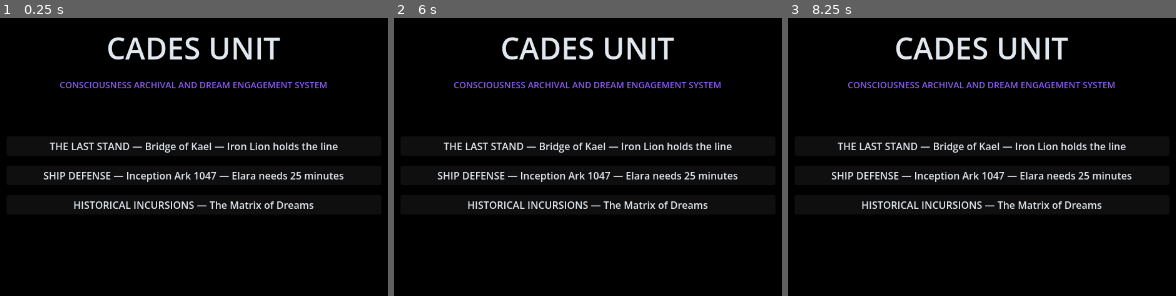
Above: before the commit, frames 1-3 (left to right).
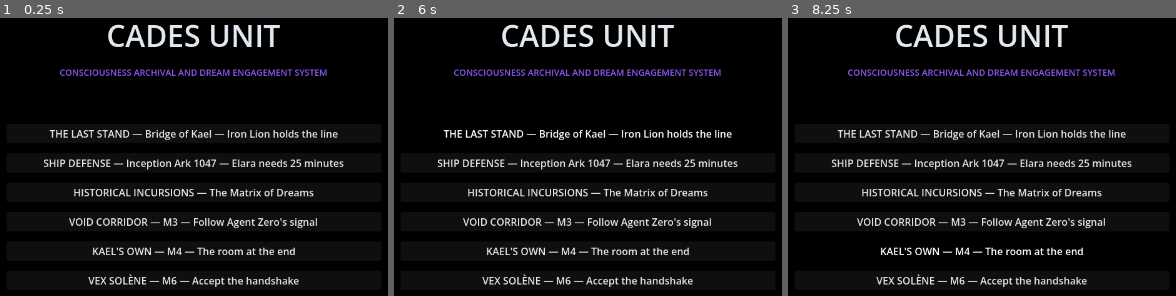
Above: after the commit, the same moments.

Repository: Panopticus/dischordian-saga
Game: Godot game, scene res://scenes/menus/ModeSelect.tscn
The game is run twice, just before and just after one commit, with the same random seed, the same clock (stepped at 60 frames per second) and the same inputs.
Inputs (mouse positions are in pixels of both pictures, inside the frame that each line leads up to):
- Up to frame 1 (0.25 s): no input
- Up to frame 2 (6 s): click "THE LAST STAND — Bridge of Ka…" at 0.5 s; click "SHIP DEFENSE — Inception Ark …" at 1.25 s; click "HISTORICAL INCURSIONS — The M…" at 2 s; click (588, 220) at 2.75 s, where only the run after the commit has a clickable "VOID CORRIDOR — M3 — Follow A…"; click (588, 251) at 3.5 s, where only the run after the commit has a clickable "KAEL'S OWN — M4 — The room at…"; click (588, 279) at 4.25 s, where only the run after the commit has a clickable "VEX SOLÈNE — M6 — Accept the …"; click (588, 279) at 5 s, where only the run after the commit has a clickable "VEX SOLÈNE — M6 — Accept the …"; tap Enter at 5.75 s; move the mouse to (762, 129) at 5.77 s; hold D (move_right) from 5.78 s (still down); tap R (call_reinforcement) at 5.85 s; click (762, 129) at 5.92 s
- Up to frame 3 (8.25 s): tap Space (jump) at 6.02, 6.5, 6.77, 8 s; move the mouse to (822, 173) at 6.52 s; release D (move_right) at 6.53 s; hold S (move_back) 6.53-7.28 s; tap F (interact) at 6.6 s; tap Enter at 7.25 s; move the mouse to (1063, 54) at 7.27 s; hold D (move_right) 7.28-8.03 s; click (1063, 54) at 7.35 s; move the mouse to (943, 243) at 8.02 s; hold W (move_forward) from 8.03 s (still down); tap E (weapon_toggle) at 8.1 s; click (943, 243) at 8.17 s

The runs differ from the first frame. In frame 1, 14% of the frame differs, in the area x 11-89%, y 2-97%; in frame 2, 14%; in frame 3, 14%.

Commit message:
feat(cades): M3/M4/M6 Godot missions — close the last 9 VO lines
Godot-side content for the three Cades FPS missions that existed only
as narrative text in `CADES_FPS_MISSIONS` (M3 Void Corridor, M4 Kael's
Own, M6 Vex Solène arrives). Before this, no iframe mode posted these
mission ids, so `cades-m{3,4,6}-{brief,mid,debrief}` VO lines had no
trigger despite being authored, recorded, and on S3.

**New Godot modes** (`games/cades-fps/`):
- `autoloads/GameMode.gd` — adds `void_corridor`, `kaels_own`,
  `vex_recruit` to the reset switch with per-mission kill counters.
- `scenes/levels/MissionArena.gd` — shared runner for all three
  mission arenas. Spawn loop, kill counter, CADES_RESULT post on
  success or player death. Minimal by design — these are narrative
  beats, not combat tests.
- `scenes/levels/VoidCorridor.tscn` — long narrow corridor, violet
  ambient, 6 kills required (Agent Zero's signal at the far end).
- `scenes/levels/KaelsOwn.tscn` — pillared warm-lit interior,
  4 kills (the quiet version of the Last Stand, Kael's space).
- `scenes/levels/VexRecruit.tscn` — open arena with central
  platform, blue ambient, 5 kills (the M6 handshake mission).
- `scenes/menus/ModeSelect.{tscn,gd}` — three new menu buttons.

**React-side mapping** (`apps/client/src/pages/CADESFPSPage.tsx`):
- `CadesMode` type extended with the three new modes.
- `MODE_TO_MISSION_ID` adds the three mappings so
  `cades-m{3,4,6}-{brief,mid,debrief}` VO fires on
  start/45s-timer/success.
- CADES_RESULT success handler raises `cades_m{3,4,6}_complete`
  flags when the respective mission mode reports success.

**Handoff note**: the Godot project is source-only in-repo; there's
no pre-built web export. To ship these new modes to production the
operator needs to re-export the Godot project to web and upload the
result to `games/cades-fps/` on the S3 CDN (same path the iframe
already loads via `assetUrl("games/cades-fps/index.html")`). No
React changes required after that — the flag bridge + VO is already
wired.

**Cumulative VO coverage**: with the Godot modes playable, all 107
spine VO lines have a trigger path. No orphan audio remaining.

Typecheck + full test suite clean (6569 passed / 40 skipped).

https://claude.ai/code/session_01BFVyt9wQu5S5sRavo4172Z

Diff:
--- a/games/cades-fps/autoloads/GameMode.gd
+++ b/games/cades-fps/autoloads/GameMode.gd
@@ -28,6 +28,16 @@
 # Shared
 var game_active: bool = false
 
+# Mission-specific modes (CADES_FPS_MISSIONS M3 / M4 / M6). Each is a
+# short narrative combat run routed through its own level scene that
+# posts a CADES_RESULT with the matching mode string when the player
+# completes (or exits) the arena. Per-mission kill / time counters live
+# here so both the level script + the React debrief can read them.
+var mission_kills: int = 0
+var mission_kills_required: int = 0
+var mission_time_elapsed: float = 0.0
+var mission_completed: bool = false
+
 func reset_for_mode(mode: String) -> void:
 	current_mode = mode
 	game_active = true
@@ -44,6 +54,18 @@
 			thoughtborn_killed = 0
 		"historical_incursions":
 			game_masters_contact_level = 0
+		"void_corridor", "kaels_own", "vex_recruit":
+			mission_kills = 0
+			mission_time_elapsed = 0.0
+			mission_completed = false
+			# Kills required per mission — short narrative beats, not
+			# long combat tests. React side fires VO lines whether the
+			# player wins or loses, so these are more about pacing than
+			# challenge.
+			match mode:
+				"void_corridor": mission_kills_required = 6
+				"kaels_own":     mission_kills_required = 4
+				"vex_recruit":   mission_kills_required = 5
 
 func on_scenario_completed(scenario_id: String) -> void:
 	if scenario_id not in scenarios_completed:
--- /dev/null
+++ b/games/cades-fps/scenes/levels/KaelsOwn.tscn
@@ -0,0 +1,60 @@
+[gd_scene load_steps=5 format=3]
+
+[ext_resource type="Script" path="res://scenes/levels/MissionArena.gd" id="1_scr"]
+[ext_resource type="PackedScene" path="res://objects/player.tscn" id="2_player"]
+[ext_resource type="PackedScene" path="res://scenes/ui/HUD.tscn" id="3_hud"]
+
+[sub_resource type="Environment" id="env"]
+background_mode = 1
+background_color = Color(0.02, 0.03, 0.02, 1)
+ambient_light_energy = 0.35
+ambient_light_color = Color(0.25, 0.22, 0.14, 1)
+fog_enabled = true
+fog_light_color = Color(0.10, 0.08, 0.05, 1)
+fog_density = 0.025
+
+[node name="KaelsOwn" type="Node3D"]
+script = ExtResource("1_scr")
+mode_id = "kaels_own"
+ambient_color = Color(0.25, 0.22, 0.14, 1)
+fog_color = Color(0.10, 0.08, 0.05, 1)
+
+[node name="WorldEnvironment" type="WorldEnvironment" parent="."]
+environment = SubResource("env")
+
+[node name="Floor" type="MeshInstance3D" parent="."]
+mesh = BoxMesh.new()
+transform = Transform3D(20, 0, 0, 0, 0.1, 0, 0, 0, 20, 0, -0.05, 0)
+
+[node name="Pillar1" type="MeshInstance3D" parent="."]
+mesh = BoxMesh.new()
+transform = Transform3D(1, 0, 0, 0, 3, 0, 0, 0, 1, -5, 1.5, 5)
+
+[node name="Pillar2" type="MeshInstance3D" parent="."]
+mesh = BoxMesh.new()
+transform = Transform3D(1, 0, 0, 0, 3, 0, 0, 0, 1, 5, 1.5, 5)
+
+[node name="Pillar3" type="MeshInstance3D" parent="."]
+mesh = BoxMesh.new()
+transform = Transform3D(1, 0, 0, 0, 3, 0, 0, 0, 1, 0, 1.5, 10)
+
+[node name="DirectionalLight" type="DirectionalLight3D" parent="."]
+transform = Transform3D(1, 0, 0, 0, 0.866, -0.5, 0, 0.5, 0.866, 0, 10, 0)
+light_energy = 0.5
+light_color = Color(0.95, 0.88, 0.65, 1)
+
+[node name="Player" parent="." instance=ExtResource("2_player")]
+transform = Transform3D(1, 0, 0, 0, 1, 0, 0, 0, 1, 0, 1, -8)
+
+[node name="SpawnPoints" type="Node3D" parent="."]
+
+[node name="Spawn1" type="Node3D" parent="SpawnPoints"]
+transform = Transform3D(1, 0, 0, 0, 1, 0, 0, 0, 1, 0, 1, 12)
+
+[node name="Spawn2" type="Node3D" parent="SpawnPoints"]
+transform = Transform3D(1, 0, 0, 0, 1, 0, 0, 0, 1, -8, 1, 8)
+
+[node name="Spawn3" type="Node3D" parent="SpawnPoints"]
+transform = Transform3D(1, 0, 0, 0, 1, 0, 0, 0, 1, 8, 1, 8)
+
+[node name="HUD" parent="." instance=ExtResource("3_hud")]
--- /dev/null
+++ b/games/cades-fps/scenes/levels/MissionArena.gd
@@ -0,0 +1,97 @@
+extends Node3D
+
+# Shared mission-arena runner for CADES_FPS_MISSIONS M3 / M4 / M6.
+# Each mission is a short narrative beat — the player kills N enemies
+# in a themed arena, then the scene posts a CADES_RESULT with the
+# canonical `mode` string the React side maps to the mission's flag.
+#
+# Concrete scenes (VoidCorridor.tscn / KaelsOwn.tscn / VexRecruit.tscn)
+# instance this script and set `@export var mode_id: String` to the
+# matching GameMode.current_mode value. Kills-required + optional tint
+# come from GameMode.reset_for_mode() so the two sides stay in sync.
+#
+# Geometry/lighting is intentionally minimal — these missions carry
+# their narrative weight through voice-over (act5-vo-lines.json). The
+# arena exists to give the player something tangible to do while the
+# Iron Lion / Kael / Vex Solène brief+mid+debrief lines play through.
+
+@export var mode_id: String = "void_corridor"
+@export var ambient_color: Color = Color(0.10, 0.10, 0.16)
+@export var fog_color: Color = Color(0.04, 0.04, 0.08)
+@export var enemy_scene_path: String = "res://objects/enemy.tscn"
+
+var kills: int = 0
+var start_time_ms: int = 0
+var result_sent: bool = false
+
+@onready var _player: Node3D = $Player
+@onready var _spawn_points: Node = $SpawnPoints
+
+func _ready() -> void:
+	GameMode.current_mode = mode_id
+	start_time_ms = Time.get_ticks_msec()
+	WaveManager.reset_for_new_run()
+	# The ambient/fog lean on the main environment defaults — scenes
+	# can override by replacing WorldEnvironment in their .tscn, but
+	# the script won't force-replace a scene-provided Environment.
+	if $WorldEnvironment and $WorldEnvironment.environment:
+		var env: Environment = $WorldEnvironment.environment
+		env.ambient_light_color = ambient_color
+		env.fog_light_color = fog_color
+	# Start the spawn loop. Short intervals so the 45-second mid-line
+	# timer (wired on the React side) lands during a fight.
+	var spawn_timer := Timer.new()
+	spawn_timer.wait_time = 2.5
+	spawn_timer.timeout.connect(_on_spawn_tick)
+	add_child(spawn_timer)
+	spawn_timer.start()
+
+func _process(delta: float) -> void:
+	GameMode.mission_time_elapsed += delta
+
+func _on_spawn_tick() -> void:
+	if result_sent: return
+	var spawns := _spawn_points.get_children()
+	if spawns.is_empty(): return
+	var spawn: Node3D = spawns.pick_random()
+	var scene := load(enemy_scene_path)
+	if scene == null: return
+	var enemy: Node3D = scene.instantiate()
+	if enemy.has_method("set"):
+		enemy.set("player", _player)
+	enemy.position = spawn.position
+	enemy.tree_exited.connect(_on_enemy_killed)
+	add_child(enemy)
+
+func _on_enemy_killed() -> void:
+	if result_sent: return
+	kills += 1
+	GameMode.mission_kills = kills
+	if kills >= GameMode.mission_kills_required:
+		_send_success()
+
+func _send_success() -> void:
+	if result_sent: return
+	result_sent = true
+	GameMode.mission_completed = true
+	var elapsed_s: float = float(Time.get_ticks_msec() - start_time_ms) / 1000.0
+	WebBridge.send_result({
+		"mode": mode_id,
+		"success": true,
+		"kills": kills,
+		"time_taken": elapsed_s,
+	})
+
+func _on_player_died() -> void:
+	# Mission "loss" still reports — React side only raises the M-flag
+	# on success, but plays the authored debrief line regardless, and
+	# the Living Universe layer may react to the death separately.
+	if result_sent: return
+	result_sent = true
+	var elapsed_s: float = float(Time.get_ticks_msec() - start_time_ms) / 1000.0
+	WebBridge.send_result({
+		"mode": mode_id,
+		"success": false,
+		"kills": kills,
+		"time_taken": elapsed_s,
+	})
--- /dev/null
+++ b/games/cades-fps/scenes/levels/VexRecruit.tscn
@@ -0,0 +1,55 @@
+[gd_scene load_steps=5 format=3]
+
+[ext_resource type="Script" path="res://scenes/levels/MissionArena.gd" id="1_scr"]
+[ext_resource type="PackedScene" path="res://objects/player.tscn" id="2_player"]
+[ext_resource type="PackedScene" path="res://scenes/ui/HUD.tscn" id="3_hud"]
+
+[sub_resource type="Environment" id="env"]
+background_mode = 1
+background_color = Color(0.02, 0.02, 0.03, 1)
+ambient_light_energy = 0.4
+ambient_light_color = Color(0.14, 0.18, 0.25, 1)
+fog_enabled = true
+fog_light_color = Color(0.05, 0.08, 0.12, 1)
+fog_density = 0.02
+
+[node name="VexRecruit" type="Node3D"]
+script = ExtResource("1_scr")
+mode_id = "vex_recruit"
+ambient_color = Color(0.14, 0.18, 0.25, 1)
+fog_color = Color(0.05, 0.08, 0.12, 1)
+
+[node name="WorldEnvironment" type="WorldEnvironment" parent="."]
+environment = SubResource("env")
+
+[node name="Floor" type="MeshInstance3D" parent="."]
+mesh = BoxMesh.new()
+transform = Transform3D(25, 0, 0, 0, 0.1, 0, 0, 0, 25, 0, -0.05, 0)
+
+[node name="CentralPlatform" type="MeshInstance3D" parent="."]
+mesh = BoxMesh.new()
+transform = Transform3D(4, 0, 0, 0, 0.2, 0, 0, 0, 4, 0, 0.2, 0)
+
+[node name="DirectionalLight" type="DirectionalLight3D" parent="."]
+transform = Transform3D(1, 0, 0, 0, 0.866, -0.5, 0, 0.5, 0.866, 0, 10, 0)
+light_energy = 0.45
+light_color = Color(0.55, 0.75, 0.95, 1)
+
+[node name="Player" parent="." instance=ExtResource("2_player")]
+transform = Transform3D(1, 0, 0, 0, 1, 0, 0, 0, 1, 0, 1, -10)
+
+[node name="SpawnPoints" type="Node3D" parent="."]
+
+[node name="Spawn1" type="Node3D" parent="SpawnPoints"]
+transform = Transform3D(1, 0, 0, 0, 1, 0, 0, 0, 1, -10, 1, 10)
+
+[node name="Spawn2" type="Node3D" parent="SpawnPoints"]
+transform = Transform3D(1, 0, 0, 0, 1, 0, 0, 0, 1, 10, 1, 10)
+
+[node name="Spawn3" type="Node3D" parent="SpawnPoints"]
+transform = Transform3D(1, 0, 0, 0, 1, 0, 0, 0, 1, 0, 1, 15)
+
+[node name="Spawn4" type="Node3D" parent="SpawnPoints"]
+transform = Transform3D(1, 0, 0, 0, 1, 0, 0, 0, 1, -10, 1, -10)
+
+[node name="HUD" parent="." instance=ExtResource("3_hud")]
--- /dev/null
+++ b/games/cades-fps/scenes/levels/VoidCorridor.tscn
@@ -0,0 +1,56 @@
+[gd_scene load_steps=5 format=3]
+
+[ext_resource type="Script" path="res://scenes/levels/MissionArena.gd" id="1_scr"]
+[ext_resource type="PackedScene" path="res://objects/player.tscn" id="2_player"]
+[ext_resource type="PackedScene" path="res://scenes/ui/HUD.tscn" id="3_hud"]
+
+[sub_resource type="Environment" id="env"]
+background_mode = 1
+background_color = Color(0.01, 0.01, 0.02, 1)
+ambient_light_energy = 0.25
+ambient_light_color = Color(0.06, 0.04, 0.10, 1)
+fog_enabled = true
+fog_light_color = Color(0.04, 0.03, 0.08, 1)
+fog_density = 0.05
+
+[node name="VoidCorridor" type="Node3D"]
+script = ExtResource("1_scr")
+mode_id = "void_corridor"
+ambient_color = Color(0.06, 0.04, 0.10, 1)
+fog_color = Color(0.04, 0.03, 0.08, 1)
+
+[node name="WorldEnvironment" type="WorldEnvironment" parent="."]
+environment = SubResource("env")
+
+[node name="Floor" type="MeshInstance3D" parent="."]
+mesh = BoxMesh.new()
+transform = Transform3D(6, 0, 0, 0, 0.1, 0, 0, 0, 40, 0, -0.05, 0)
+
+[node name="WallLeft" type="MeshInstance3D" parent="."]
+mesh = BoxMesh.new()
+transform = Transform3D(0.3, 0, 0, 0, 4, 0, 0, 0, 40, -3.15, 2, 0)
+
+[node name="WallRight" type="MeshInstance3D" parent="."]
+mesh = BoxMesh.new()
+transform = Transform3D(0.3, 0, 0, 0, 4, 0, 0, 0, 40, 3.15, 2, 0)
+
+[node name="DirectionalLight" type="DirectionalLight3D" parent="."]
+transform = Transform3D(1, 0, 0, 0, 0.866, -0.5, 0, 0.5, 0.866, 0, 8, 0)
+light_energy = 0.35
+light_color = Color(0.6, 0.55, 0.95, 1)
+
+[node name="Player" parent="." instance=ExtResource("2_player")]
+transform = Transform3D(1, 0, 0, 0, 1, 0, 0, 0, 1, 0, 1, -15)
+
+[node name="SpawnPoints" type="Node3D" parent="."]
+
+[node name="Spawn1" type="Node3D" parent="SpawnPoints"]
+transform = Transform3D(1, 0, 0, 0, 1, 0, 0, 0, 1, 0, 1, 12)
+
+[node name="Spawn2" type="Node3D" parent="SpawnPoints"]
+transform = Transform3D(1, 0, 0, 0, 1, 0, 0, 0, 1, -2.2, 1, 15)
+
+[node name="Spawn3" type="Node3D" parent="SpawnPoints"]
+transform = Transform3D(1, 0, 0, 0, 1, 0, 0, 0, 1, 2.2, 1, 15)
+
+[node name="HUD" parent="." instance=ExtResource("3_hud")]
--- a/games/cades-fps/scenes/menus/ModeSelect.gd
+++ b/games/cades-fps/scenes/menus/ModeSelect.gd
@@ -5,13 +5,19 @@
 	$VBox/Title.add_theme_color_override("font_color", Color(0.886, 0.910, 0.937))
 	$VBox/Subtitle.add_theme_font_size_override("font_size", 14)
 	$VBox/Subtitle.add_theme_color_override("font_color", Color(0.545, 0.361, 0.965))
-	for btn_name in ["BtnLastStand", "BtnShipDefense", "BtnHistorical"]:
+	for btn_name in [
+		"BtnLastStand", "BtnShipDefense", "BtnHistorical",
+		"BtnVoidCorridor", "BtnKaelsOwn", "BtnVexRecruit",
+	]:
 		var btn = $VBox.get_node(btn_name)
 		btn.add_theme_color_override("font_color", Color(0.886, 0.910, 0.937))
 		btn.add_theme_color_override("font_hover_color", Color(0.961, 0.941, 0.914))
 	$VBox/BtnLastStand.pressed.connect(_on_last_stand)
 	$VBox/BtnShipDefense.pressed.connect(_on_ship_defense)
 	$VBox/BtnHistorical.pressed.connect(_on_historical)
+	$VBox/BtnVoidCorridor.pressed.connect(_on_void_corridor)
+	$VBox/BtnKaelsOwn.pressed.connect(_on_kaels_own)
+	$VBox/BtnVexRecruit.pressed.connect(_on_vex_recruit)
 
 func _on_last_stand() -> void:
 	GameMode.reset_for_mode("last_stand")
@@ -24,3 +30,22 @@
 func _on_historical() -> void:
 	GameMode.reset_for_mode("historical_incursions")
 	get_tree().change_scene_to_file("res://scenes/levels/MatrixHub.tscn")
+
+# ─── CADES_FPS_MISSIONS M3 / M4 / M6 ───
+# Three narrative-driven mission arenas added to close the VO-consumer
+# gap for `cades-m3/4/6-{brief,mid,debrief}` lines. Each routes to a
+# thin MissionArena.gd instance themed for the mission and sends a
+# CADES_RESULT with the matching mode string on completion, which the
+# React side maps to the canonical mission-complete flag.
+
+func _on_void_corridor() -> void:
+	GameMode.reset_for_mode("void_corridor")
+	get_tree().change_scene_to_file("res://scenes/levels/VoidCorridor.tscn")
+
+func _on_kaels_own() -> void:
+	GameMode.reset_for_mode("kaels_own")
+	get_tree().change_scene_to_file("res://scenes/levels/KaelsOwn.tscn")
+
+func _on_vex_recruit() -> void:
+	GameMode.reset_for_mode("vex_recruit")
+	get_tree().change_scene_to_file("res://scenes/levels/VexRecruit.tscn")
--- a/games/cades-fps/scenes/menus/ModeSelect.tscn
+++ b/games/cades-fps/scenes/menus/ModeSelect.tscn
@@ -59,3 +59,15 @@
 [node name="BtnHistorical" type="Button" parent="VBox"]
 layout_mode = 2
 text = "HISTORICAL INCURSIONS — The Matrix of Dreams"
+
+[node name="BtnVoidCorridor" type="Button" parent="VBox"]
+layout_mode = 2
+text = "VOID CORRIDOR — M3 — Follow Agent Zero's signal"
+
+[node name="BtnKaelsOwn" type="Button" parent="VBox"]
+layout_mode = 2
+text = "KAEL'S OWN — M4 — The room at the end"
+
+[node name="BtnVexRecruit" type="Button" parent="VBox"]
+layout_mode = 2
+text = "VEX SOLÈNE — M6 — Accept the handshake"
Not shown, changed: apps/client/src/pages/CADESFPSPage.tsx
